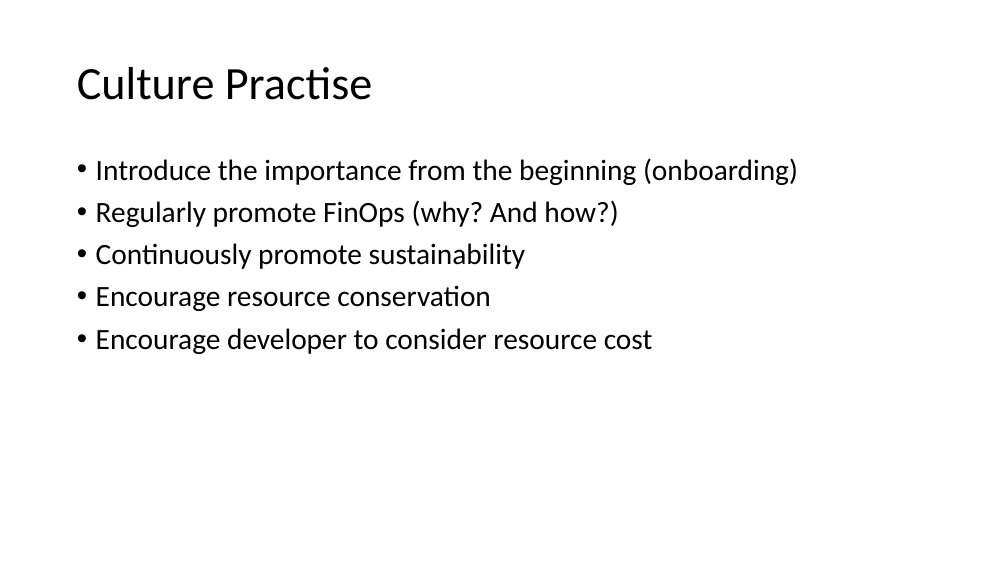
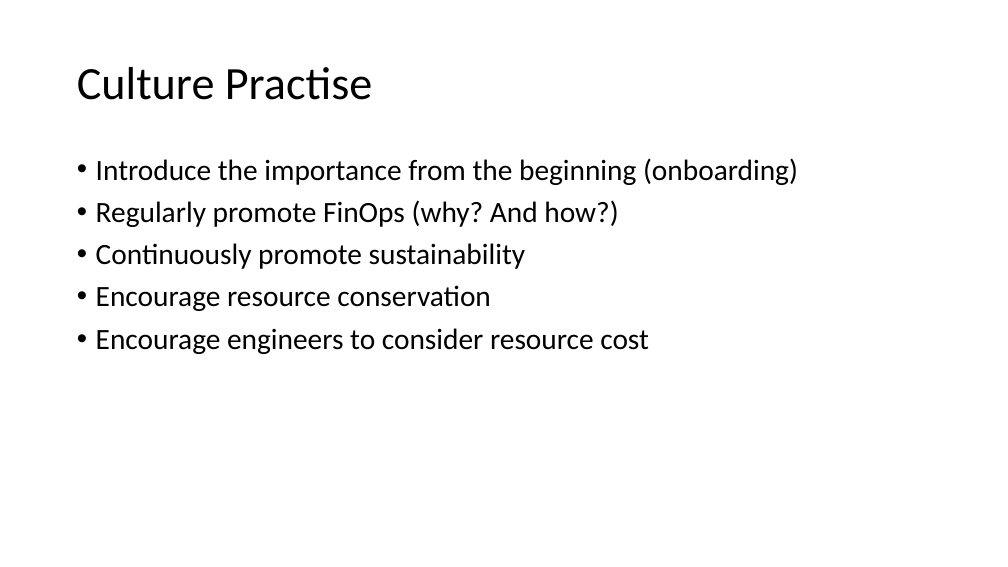
Before and after one commit to peterperov/MSFTCSA, a slide deck: slide 12 of 104-FinOps/Azure FinOps - Introduction.pptx. Drawn at 1008x567 pixels with LibreOffice and Linux fonts; fonts in the diff are those of the drawing. Boxes give left, top, right and bottom in pixels: in the first picture for what was removed or moved away, otherwise in the second. Text is boxed around its words. In the diff, an @@ line names an element or a change of style, - is before the commit and + after.

```diff
--- a/104-FinOps/Azure FinOps - Introduction.pptx
+++ b/104-FinOps/Azure FinOps - Introduction.pptx
@@ text at [96, 328, 649, 354]: text changed @@
-• Encourage developer to consider resource cost
+• Encourage engineers to consider resource cost
```
Also in this commit, not shown: 14 other slides changed, 2 slides added.
